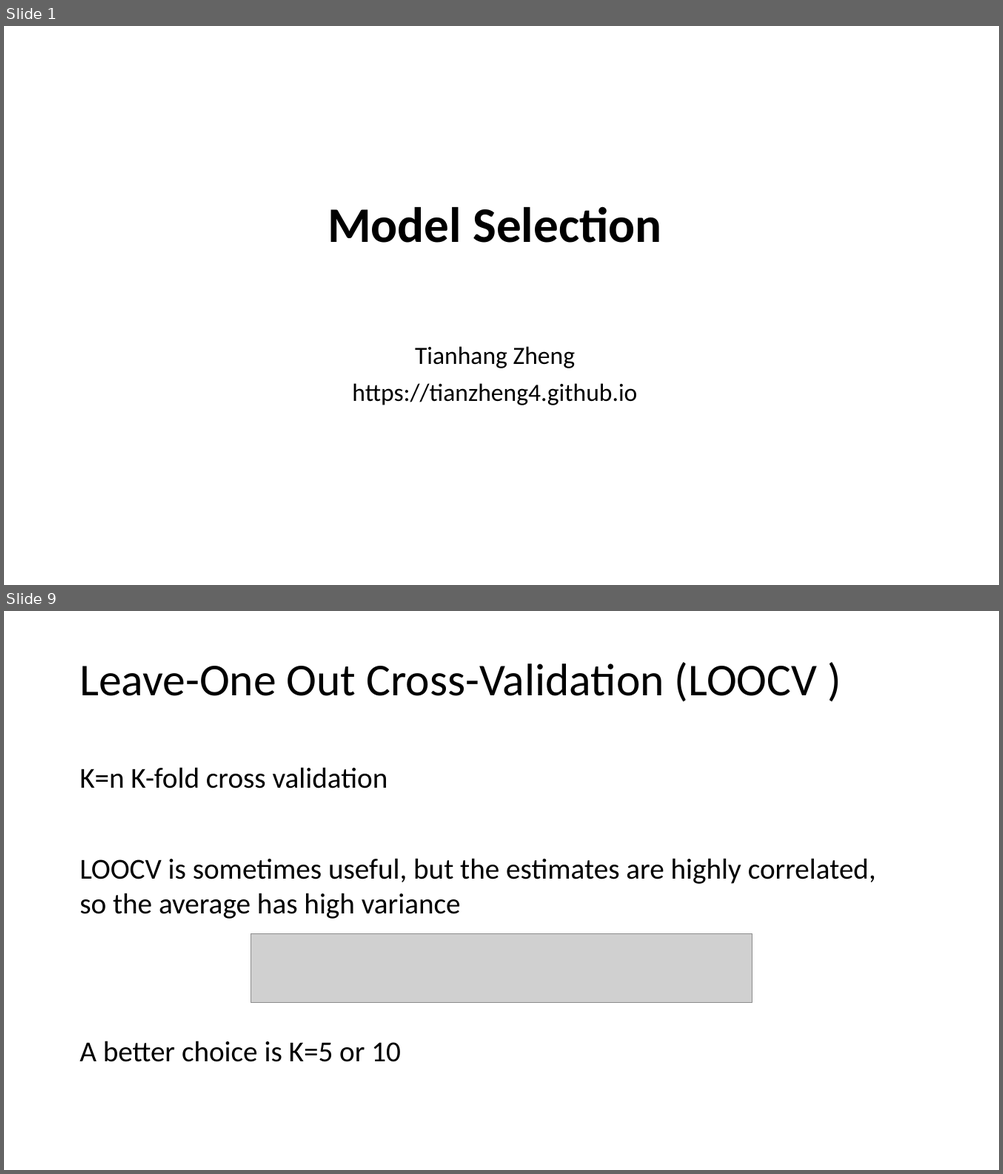
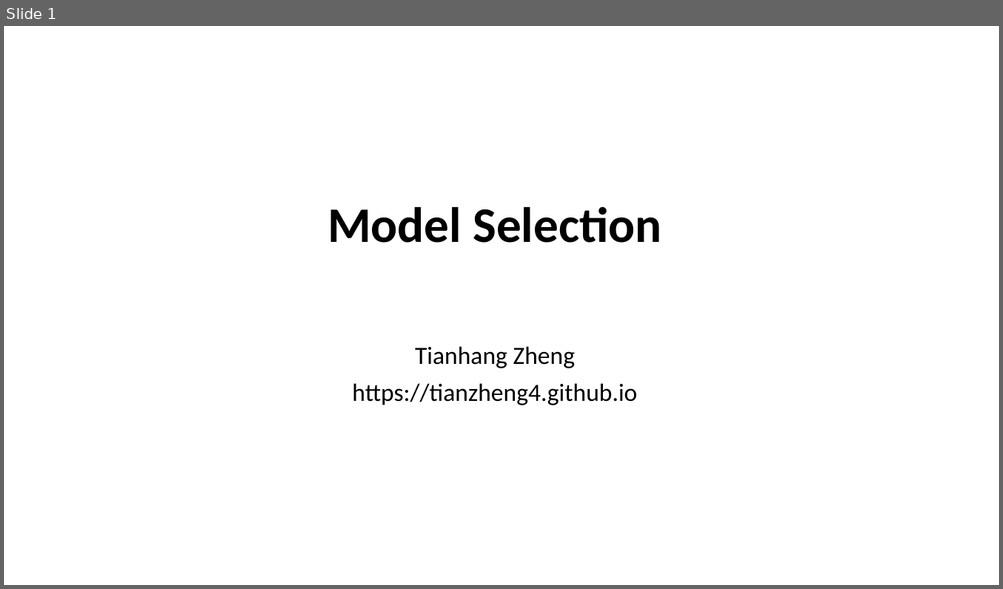
Before and after one commit to tianzheng4/tianzheng4.github.io, a slide deck: _umkc-teaching/slides/Lecture7.pptx. Shown one above the other, each under a label of ours: slides 1 and 9 before the commit, slide 1 after it; the slides between them are not shown. The pictures are 1003x1174 and 1003x589 pixels, drawn with LibreOffice and Linux fonts; fonts in the diff are those of the drawing; grey boxes stand for pictures. Boxes give left, top, right and bottom in pixels: in the first picture for what was removed or moved away, otherwise in the second. Text is boxed around its words. In the diff, an @@ line names an element or a change of style, - is before the commit and + after.

```diff
--- a/_umkc-teaching/slides/Lecture7.pptx
+++ b/_umkc-teaching/slides/Lecture7.pptx
@@ slide 9 removed at box(4, 611, 999, 1170), background #FFFFFF @@
@@ title removed at box(79, 662, 817, 702) @@
-Leave-One Out Cross-Validation (LOOCV )
@@ text removed at box(79, 767, 388, 789) @@
-K=n K-fold cross validation
@@ text removed at box(79, 858, 876, 919) @@
-LOOCV is sometimes useful, but the estimates are highly correlated, so the average has high variance
@@ picture removed at box(251, 934, 751, 1002) @@
@@ text removed at box(79, 1041, 401, 1062) @@
-A better choice is K=5 or 10
```
Also in this commit, not shown: 2 slides added, 14 other slides removed, 1 other file.
